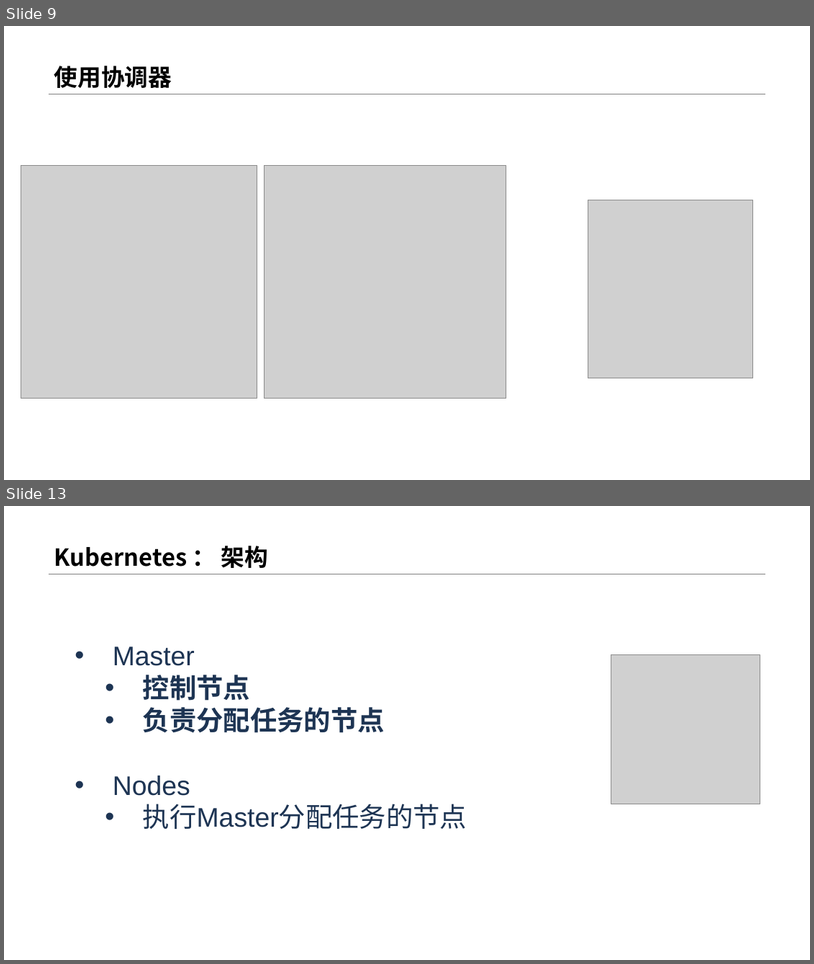
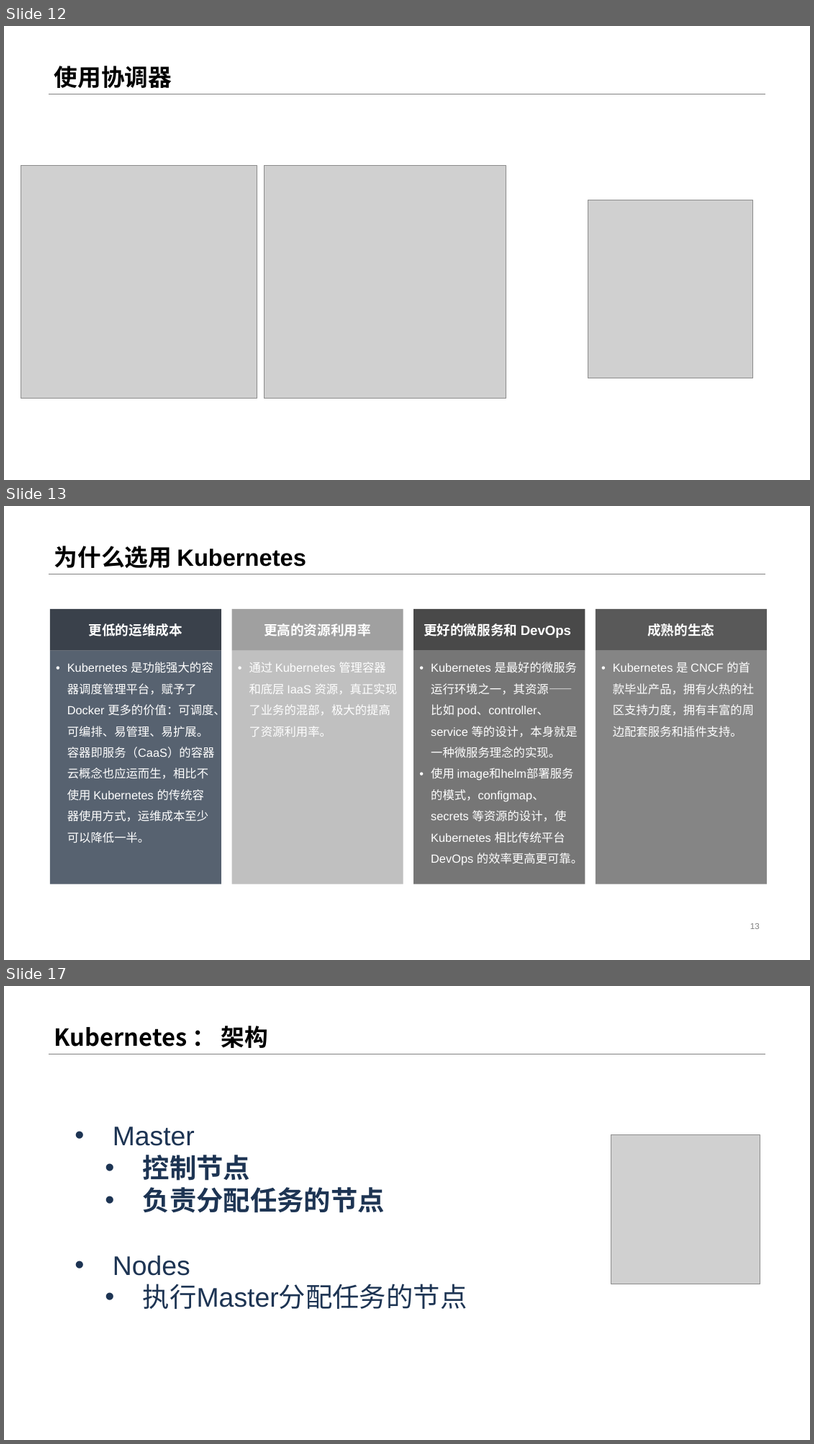
Before and after one commit to geffzhang/DockerStarted, a slide deck: 基于K8s开发.NET Core 云原生应用.pptx. Shown one above the other, each under a label of ours: slides 9 and 13 before the commit, slides 12, 13 and 17 after it; the slides between them are not shown. The pictures are 814x964 and 814x1444 pixels, drawn with LibreOffice and Linux fonts; fonts in the diff are those of the drawing; grey boxes stand for pictures. Boxes give left, top, right and bottom in pixels: in the first picture for what was removed or moved away, otherwise in the second. Text is boxed around its words. In the diff, an @@ line names an element or a change of style, - is before the commit and + after.

```diff
--- a/基于K8s开发.NET Core 云原生应用.pptx
+++ b/基于K8s开发.NET Core 云原生应用.pptx
@@ slide 13 added at (4,506,810,960), background #FFFFFF; not listed: 1 template element that a slide beside it also shows @@
@@ title added at (54,546,306,568), 28 pt, text #000000, bold @@
+为什么选用 Kubernetes
@@ rectangle added at (50,609,221,651), fill #3A414B, 16 pt, text #FFFFFF, bold @@
+更低的运维成本
@@ rectangle added at (232,609,404,651), fill #A0A0A0, 16 pt, text #FFFFFF, bold @@
+更高的资源利用率
@@ rectangle added at (414,609,585,651), fill #494949, 16 pt, text #FFFFFF, bold @@
+更好的微服务和 DevOps
@@ rectangle added at (596,609,767,651), fill #585858, 16 pt, text #FFFFFF, bold @@
+成熟的生态
@@ rectangle added at (50,651,221,884), fill #576270, 14 pt, text #FFFFFF @@
+• Kubernetes 是功能强大的容器调度管理平台，赋予了 Docker 更多的价值：可调度、可编排、易管理、易扩展。容器即服务（CaaS）的容器云概念也应运而生，相比不使用 Kubernetes 的传统容器使用方式，运维成本至少可以降低一半。
@@ rectangle added at (232,651,404,884), fill #C0C0C0, 14 pt, text #FFFFFF @@
+• 通过 Kubernetes 管理容器和底层 IaaS 资源，真正实现了业务的混部，极大的提高了资源利用率。
@@ rectangle added at (414,651,585,884), fill #767676, 14 pt, text #FFFFFF @@
+• Kubernetes 是最好的微服务运行环境之一，其资源——比如 pod、controller、service 等的设计，本身就是一种微服务理念的实现。
+• 使用 image和helm部署服务的模式，configmap、secrets 等资源的设计，使 Kubernetes 相比传统平台 DevOps 的效率更高更可靠。
@@ rectangle added at (596,651,767,884), fill #858585, 14 pt, text #FFFFFF @@
+• Kubernetes 是 CNCF 的首款毕业产品，拥有火热的社区支持力度，拥有丰富的周边配套服务和插件支持。
@@ page number added at (751,923,760,929), 10 pt, text #808080 @@
+13
@@ what was slide 9 is now slide 12 @@
@@ what was slide 13 is now slide 17 @@
```
Also in this commit, not shown: 1 slide changed, 7 other slides added, 4 slides removed.
